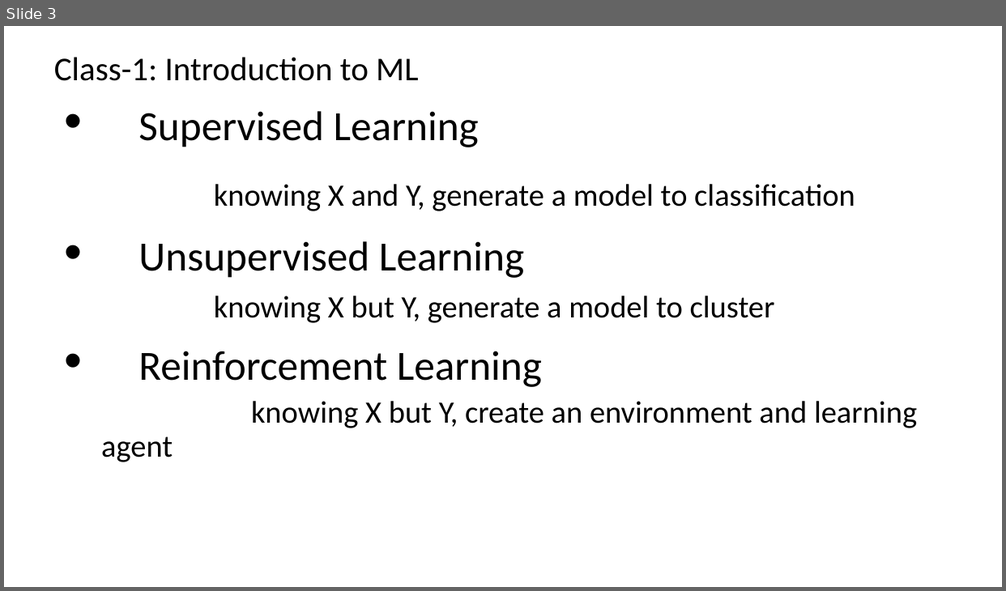
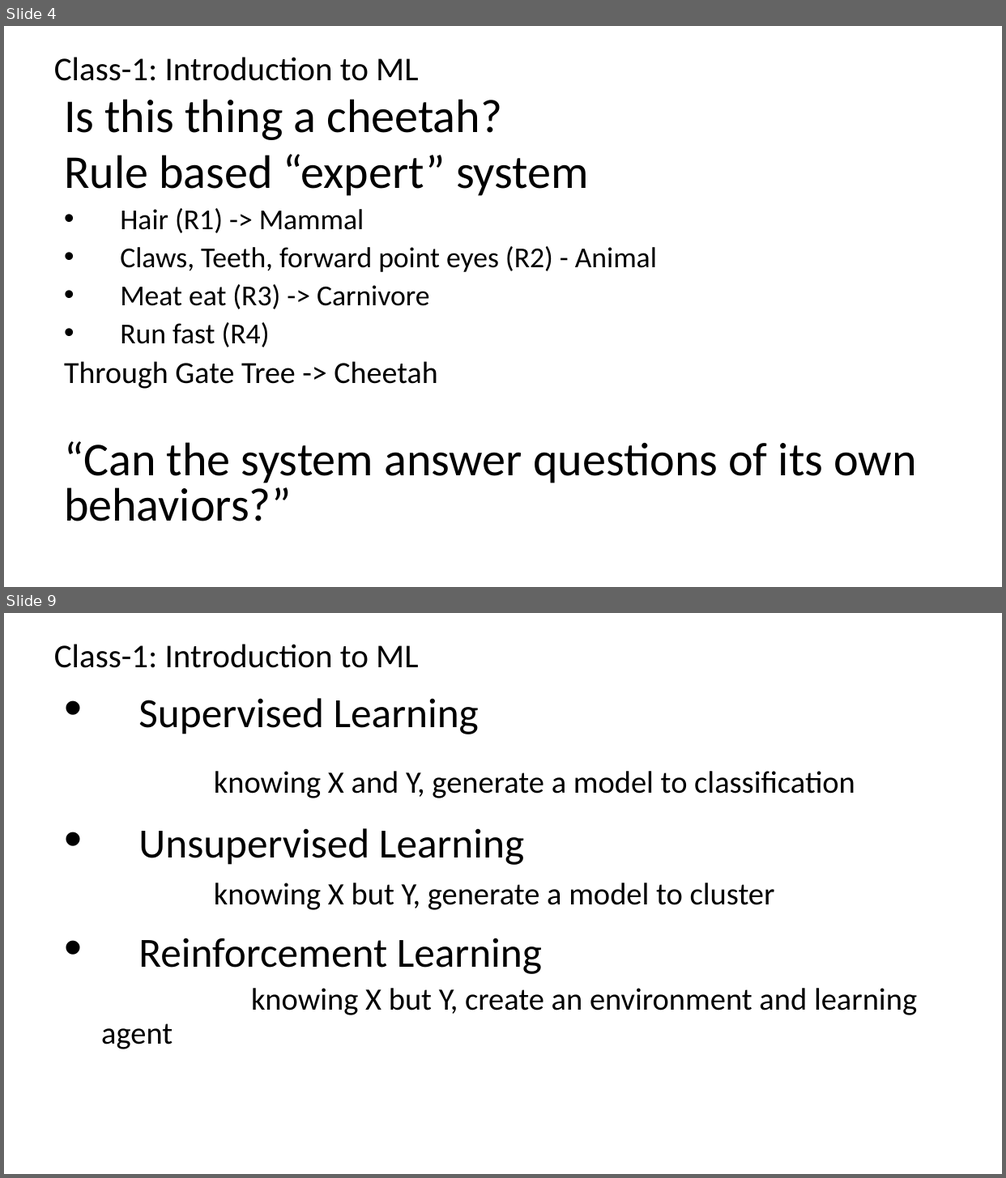
Before and after one commit to renshan2/accesspy, a slide deck: AI-ML-DL/Machine Learning.pptx. Shown one above the other, each under a label of ours: slide 3 before the commit, slides 4 and 9 after it; the slides between them are not shown. The pictures are 1006x591 and 1006x1178 pixels, drawn with LibreOffice and Linux fonts; fonts in the diff are those of the drawing. Boxes give left, top, right and bottom in pixels: in the first picture for what was removed or moved away, otherwise in the second. Text is boxed around its words. In the diff, an @@ line names an element or a change of style, - is before the commit and + after.

```diff
--- a/AI-ML-DL/Machine Learning.pptx
+++ b/AI-ML-DL/Machine Learning.pptx
@@ slide 4 added at (4, 26, 1002, 587), background #FFFFFF @@
@@ text added at (54, 57, 418, 81), 32 pt, text #000000 @@
+Class-1: Introduction to ML
@@ subtitle added at (64, 99, 916, 522), 45.3 pt, text #000000 @@
+Is this thing a cheetah?
+Rule based “expert” system
+• Hair (R1) -> Mammal
+• Claws, Teeth, forward point eyes (R2) - Animal
+• Meat eat (R3) -> Carnivore
+• Run fast (R4)
+Through Gate Tree -> Cheetah
+“Can the system answer questions of its own behaviors?”
@@ what was slide 3 is now slide 9 @@
```
Also in this commit, not shown: 8 slides changed, 7 other slides added, 4 other files.
